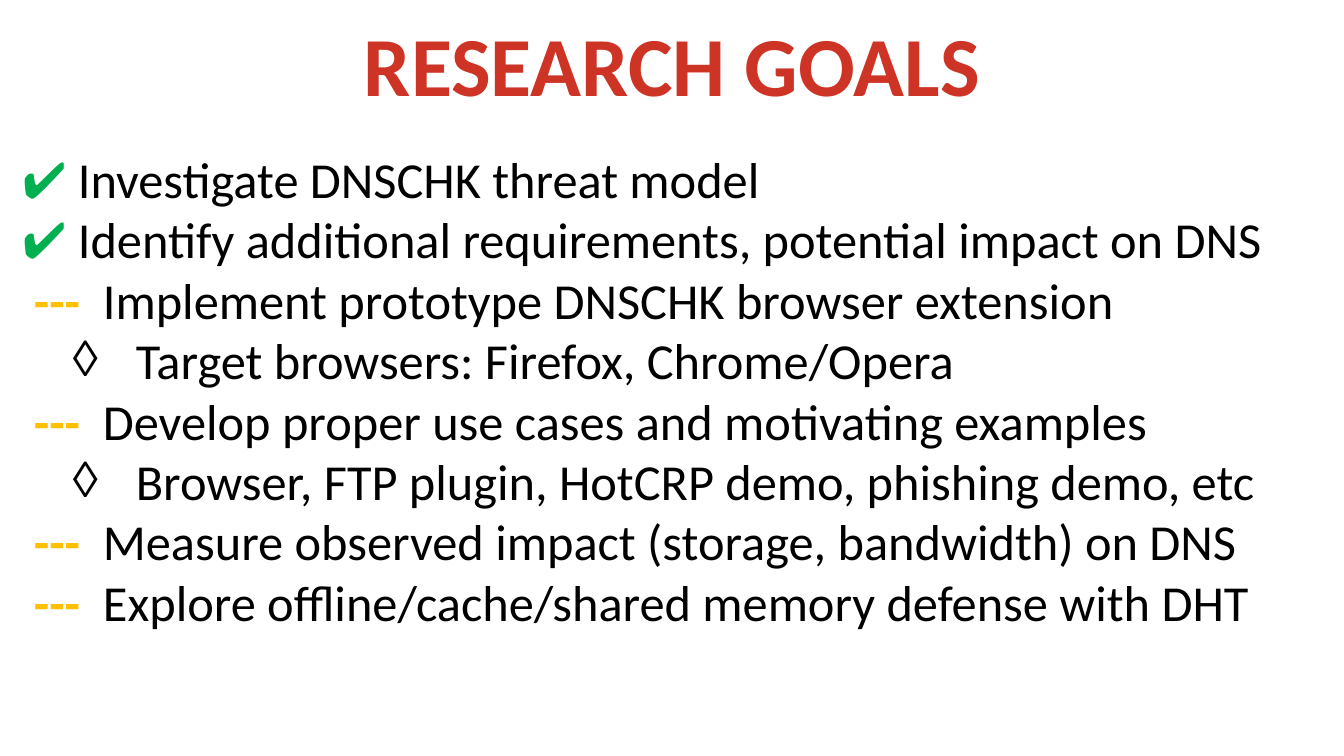
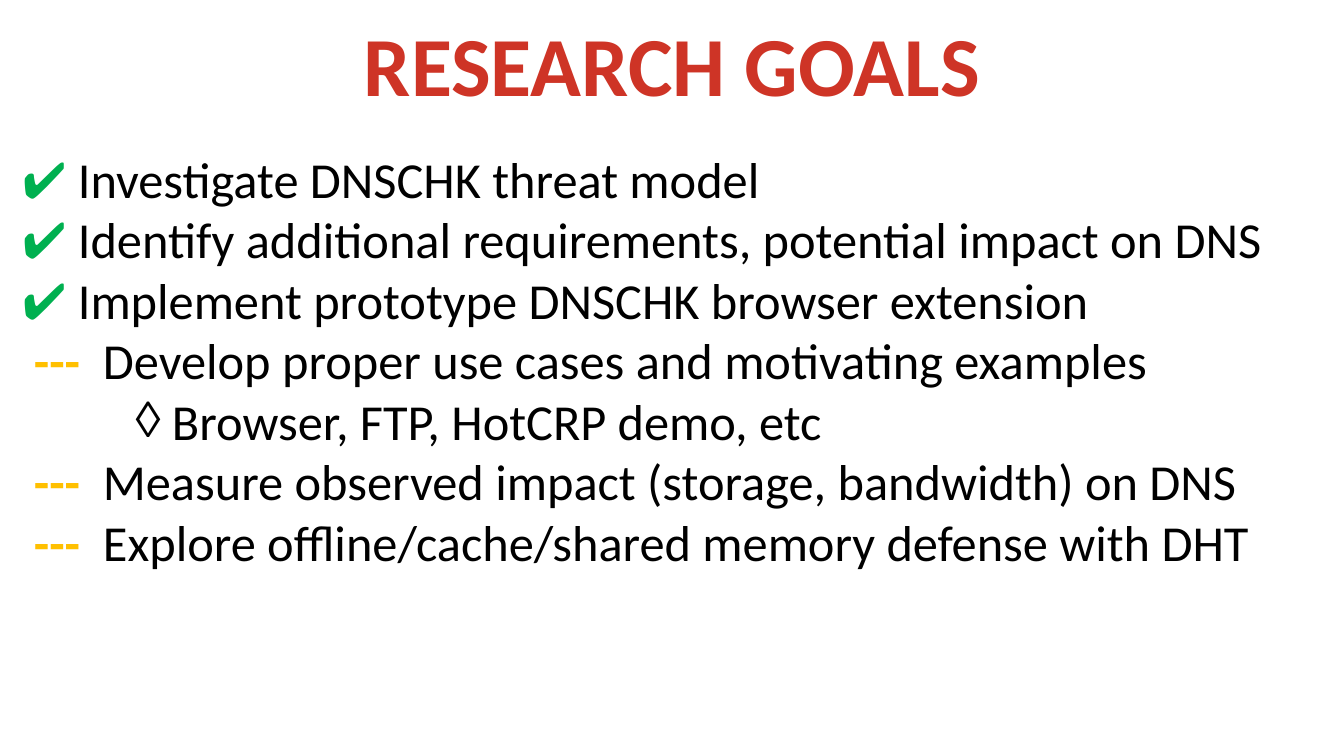
Before and after one commit to Xunnamius/haschk, a slide deck: slide 29 of docs/dnschk-initial.pptx. Drawn at 1344x756 pixels with LibreOffice and Linux fonts; fonts in the diff are those of the drawing. Boxes give left, top, right and bottom in pixels: in the first picture for what was removed or moved away, otherwise in the second. Text is boxed around its words. In the diff, an @@ line names an element or a change of style, - is before the commit and + after.

Commit message:
ppt

```diff
--- a/docs/dnschk-initial.pptx
+++ b/docs/dnschk-initial.pptx
@@ text at box(78, 284, 1088, 327): text changed @@
-  --- Implement prototype DNSCHK browser extension
-    ◊ Target browsers: Firefox, Chrome/Opera
+  ✔ Implement prototype DNSCHK browser extension
@@ text at box(172, 405, 821, 447): text changed @@
-    ◊ Browser, FTP plugin, HotCRP demo, phishing demo, etc
+    ◊ Browser, FTP, HotCRP demo, etc
```
